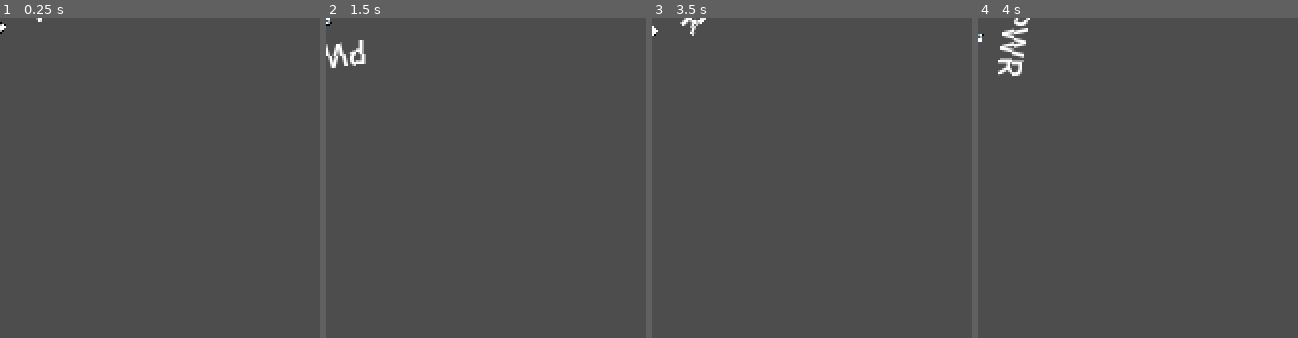
Above: before the commit, frames 1-4 (left to right).
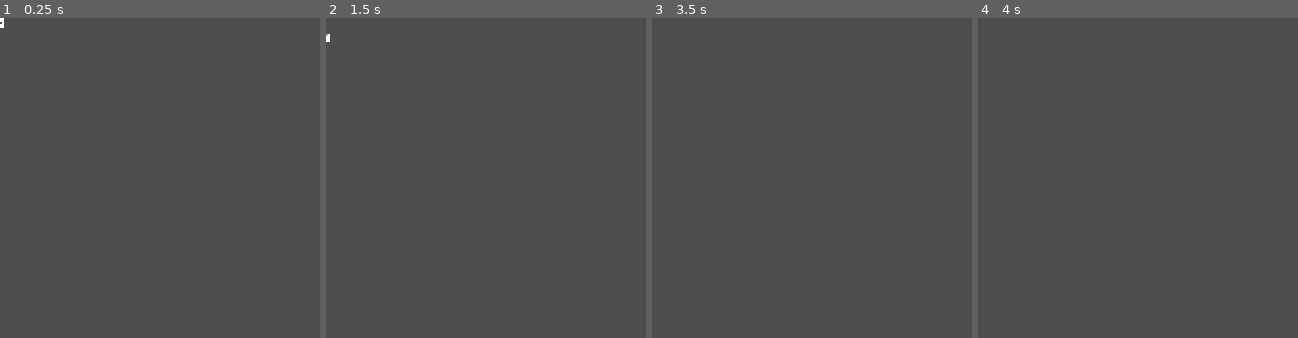
Above: after the commit, the same moments.

Repository: afstarosta/tank_game
Game: Godot game, scene res://power_up.tscn
The game is run twice, just before and just after one commit, with the same random seed, the same clock (stepped at 60 frames per second) and the same inputs. This scene is started directly instead of the project's main scene.
Inputs (mouse positions are % of the whole screen's width and height, from its top left):
- Up to frame 1 (0.25 s): no input
- Up to frame 2 (1.5 s): move the mouse to (72, 45) at 0.52 s; click (72, 45) at 0.67 s; move the mouse to (30, 55) at 1.27 s; click (30, 55) at 1.42 s
- Up to frame 3 (3.5 s): move the mouse to (60, 28) at 2.02 s; click (60, 28) at 2.17 s; tap Enter at 2.75 s; move the mouse to (45, 70) at 2.77 s; click (45, 70) at 2.92 s
- Up to frame 4 (4 s): tap Space at 3.5 s; move the mouse to (80, 65) at 3.52 s; click (80, 65) at 3.67 s
The pictures show only the part of the screen within x 0-50%, y 0-50%; the shares and areas given below are measured in that part.

The runs differ from the first frame. In frame 1, less than 0.1% of the frame differs, in the area x 0-14%, y 0-5%; in frame 2, 0.6%; in frame 3, 0.2%; in frame 4, 0.8%, in the area x 0-17%, y 0-19%.

Commit message:
minor fixes on sizing and speed

Diff:
--- a/main.tscn
+++ b/main.tscn
@@ -37,7 +37,7 @@
 region = Rect2(96, 0, 16, 16)
 
 [sub_resource type="CircleShape2D" id="CircleShape2D_pickup"]
-radius = 30.0
+radius = 20.0
 
 [node name="Main" type="Node2D" unique_id=659521943]
 
--- a/power_up.gd
+++ b/power_up.gd
@@ -14,7 +14,7 @@
 
 # Visual settings
 @export var rotation_speed: float = 2.0
-@export var bob_speed: float = 2.0
+@export var bob_speed: float = 1.0
 @export var bob_amount: float = 10.0
 
 var initial_y: float
@@ -54,8 +54,5 @@
 func _process(delta: float) -> void:
 	time += delta
 
-	# Rotate the power-up
-	rotation += rotation_speed * delta
-
 	# Bob up and down
 	position.y = initial_y + sin(time * bob_speed) * bob_amount
--- a/power_up.tscn
+++ b/power_up.tscn
@@ -17,11 +17,3 @@
 [node name="Sprite2D" type="Sprite2D" parent="."]
 scale = Vector2(0.3, 0.3)
 texture = ExtResource("2_power_up")
-
-[node name="Label" type="Label" parent="."]
-offset_left = -20.0
-offset_top = -30.0
-offset_right = 20.0
-offset_bottom = -10.0
-text = "PWR"
-horizontal_alignment = 1
--- a/tank.gd
+++ b/tank.gd
@@ -1,7 +1,7 @@
 extends CharacterBody2D
 
 # Movement settings
-@export var move_speed: float = 200.0
+@export var move_speed: float = 150.0
 @export var rotation_speed: float = 2.0
 
 # Shooting settings
@@ -25,11 +25,10 @@
 @onready var pickup_area: Area2D = get_node_or_null("PickupArea")
 
 func _ready() -> void:
-	# Connect pickup area signal
+	# Enable pickup area monitoring (connection is done in scene file)
 	if pickup_area:
 		pickup_area.monitoring = true
 		pickup_area.monitorable = true
-		pickup_area.area_entered.connect(_on_power_up_area_entered)
 
 func _process(delta: float) -> void:
 	# Handle rotation (LB/RB bumpers)
